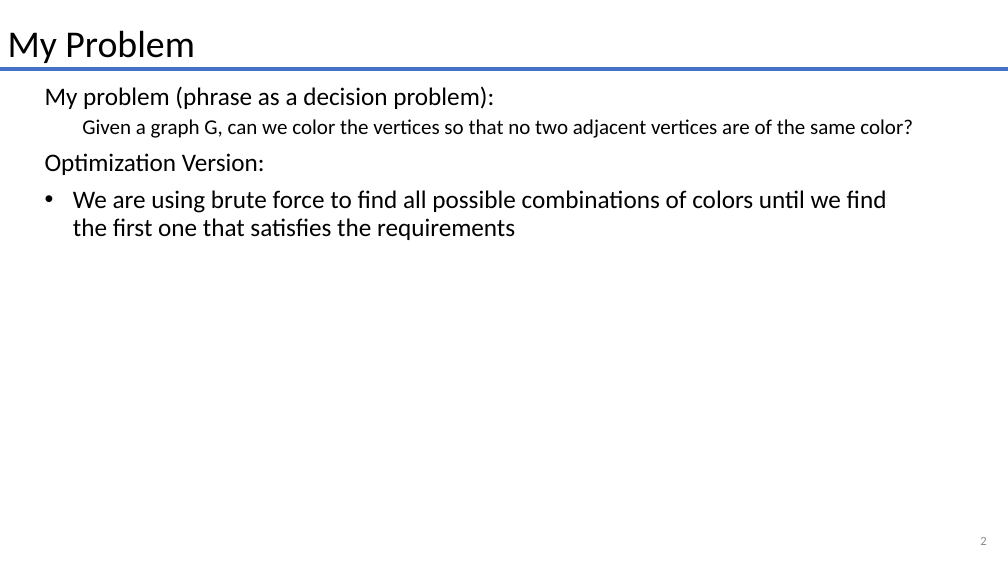
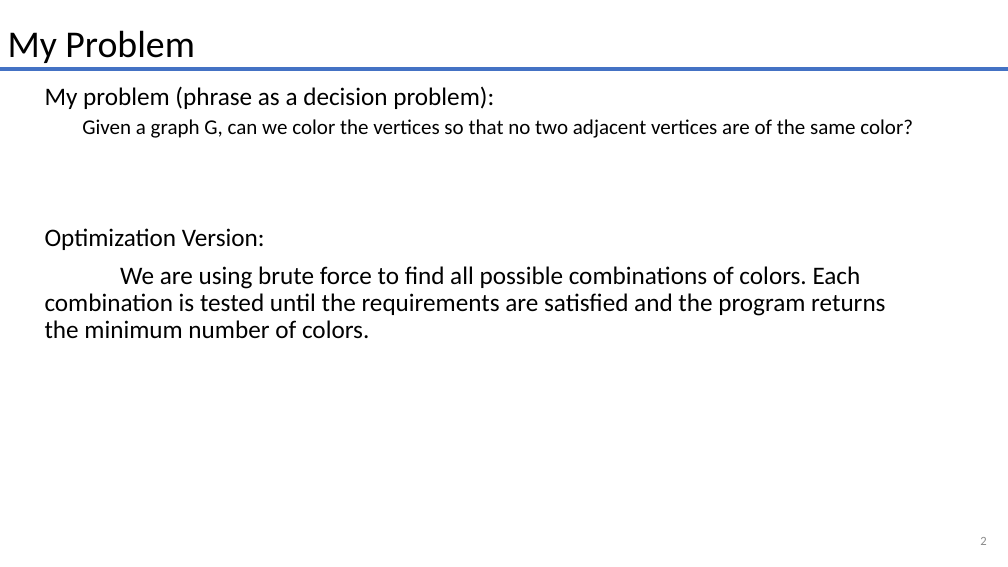
Before and after one commit to smit36jm/CS412-NP_COMPLETE, a slide deck: slide 2 of presentations/problem_presentation.pptx. Drawn at 1008x567 pixels with LibreOffice and Linux fonts; fonts in the diff are those of the drawing. Boxes give left, top, right and bottom in pixels: in the first picture for what was removed or moved away, otherwise in the second. Text is boxed around its words. In the diff, an @@ line names an element or a change of style, - is before the commit and + after.

```diff
--- a/presentations/problem_presentation.pptx
+++ b/presentations/problem_presentation.pptx
@@ text at (45,266,885,339): text changed @@
-• We are using brute force to find all possible combinations of colors until we find the first one that satisfies the requirements
+We are using brute force to find all possible combinations of colors. Each combination is tested until the requirements are satisfied and the program returns the minimum number of colors.
```
Also in this commit, not shown: 2 other slides changed.
